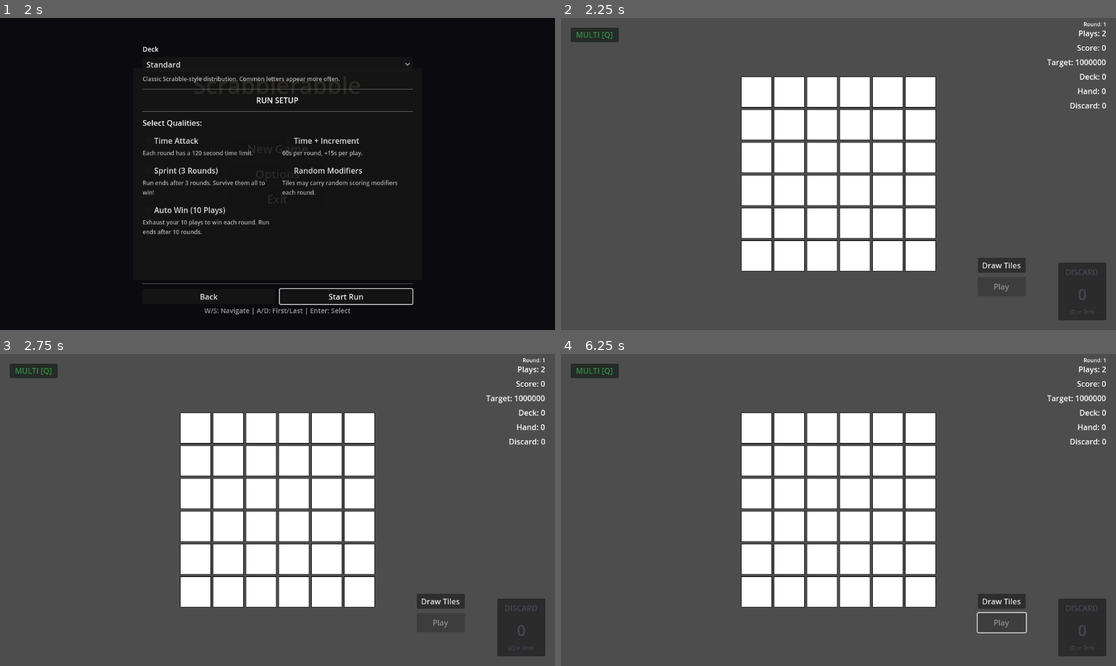
Above: before the commit, frames 1-4 (two rows, left to right).
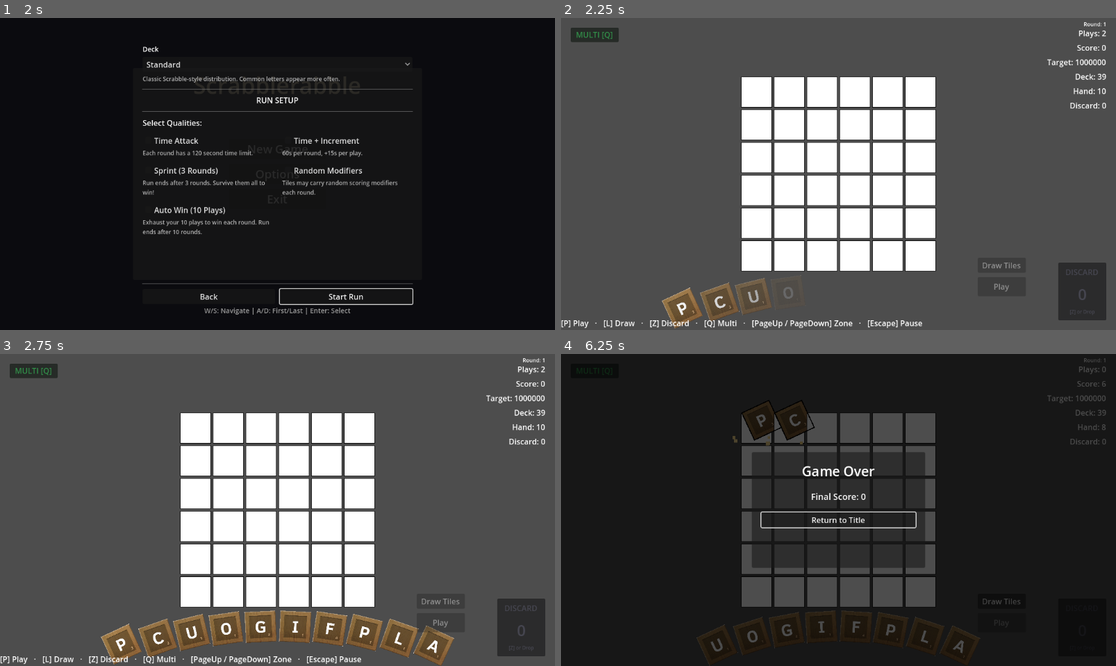
Above: after the commit, the same moments.

Repository: rcmilan/godot-scrabblerabble
Game: Godot game, scene res://scenes/title_screen/title_screen.tscn
The game is run twice, just before and just after one commit, with the same random seed, the same clock (stepped at 60 frames per second) and the same inputs.
Inputs (mouse positions are in pixels of both pictures, inside the frame that each line leads up to):
- Up to frame 1 (2 s): click "New Game" at 0.5 s; click "New Game" at 1.25 s
- Up to frame 2 (2.25 s): click "Start Run" at 2 s
- Up to frame 3 (2.75 s): no input
- Up to frame 4 (6.25 s): click (999, 600) at 2.75 s, where only the run before the commit has a clickable "Draw Tiles"; tap Enter (ui_accept) at 3.5, 5 s; drag from (755, 428) to (894, 441) at 3.52 s; click (999, 622) at 4.25 s, where only the run after the commit has a clickable "Play"; drag from (788, 428) to (810, 572) at 5.02 s; click (999, 622) at 5.75 s, where only the run after the commit has a clickable "Play"

Frame 1 is identical in both runs. In frame 2, 2.1% of the frame differs, in the area x 0-99%, y 17-100%; in frame 3, 6.2%; in frame 4, 99%, in the area x 0-100%, y 0-100%.
Error before the commit: Invalid assignment of property or key 'max_hand_size' with value of type 'int' on a base object of type 'Control (Hand)'. (res://autoload/hand_manager.gd:197)

Commit message:
fix: remove max_hand_size assignment from HandManager.set_references

Diff:
--- a/autoload/hand_manager.gd
+++ b/autoload/hand_manager.gd
@@ -194,7 +194,6 @@
 ## Sets references from Main scene. Only initialization path.
 func set_references(hand_ui: Node) -> void:
 	_hand_ui = hand_ui
-	_hand_ui.max_hand_size = STARTING_HAND_SIZE
 	_is_initialized = true
 	initialized.emit()
 	print("[HandManager] Initialized via set_references()")
